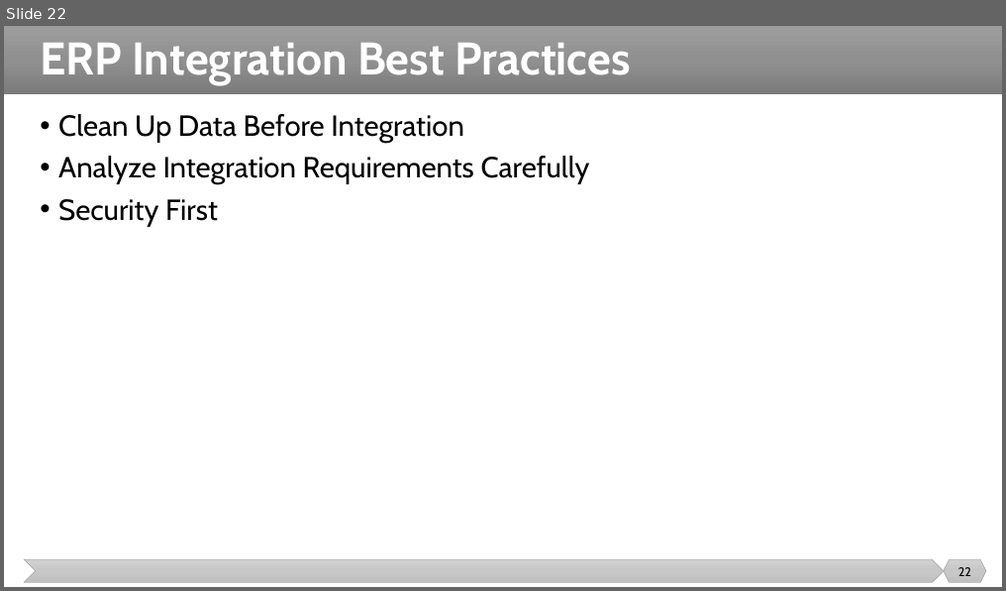
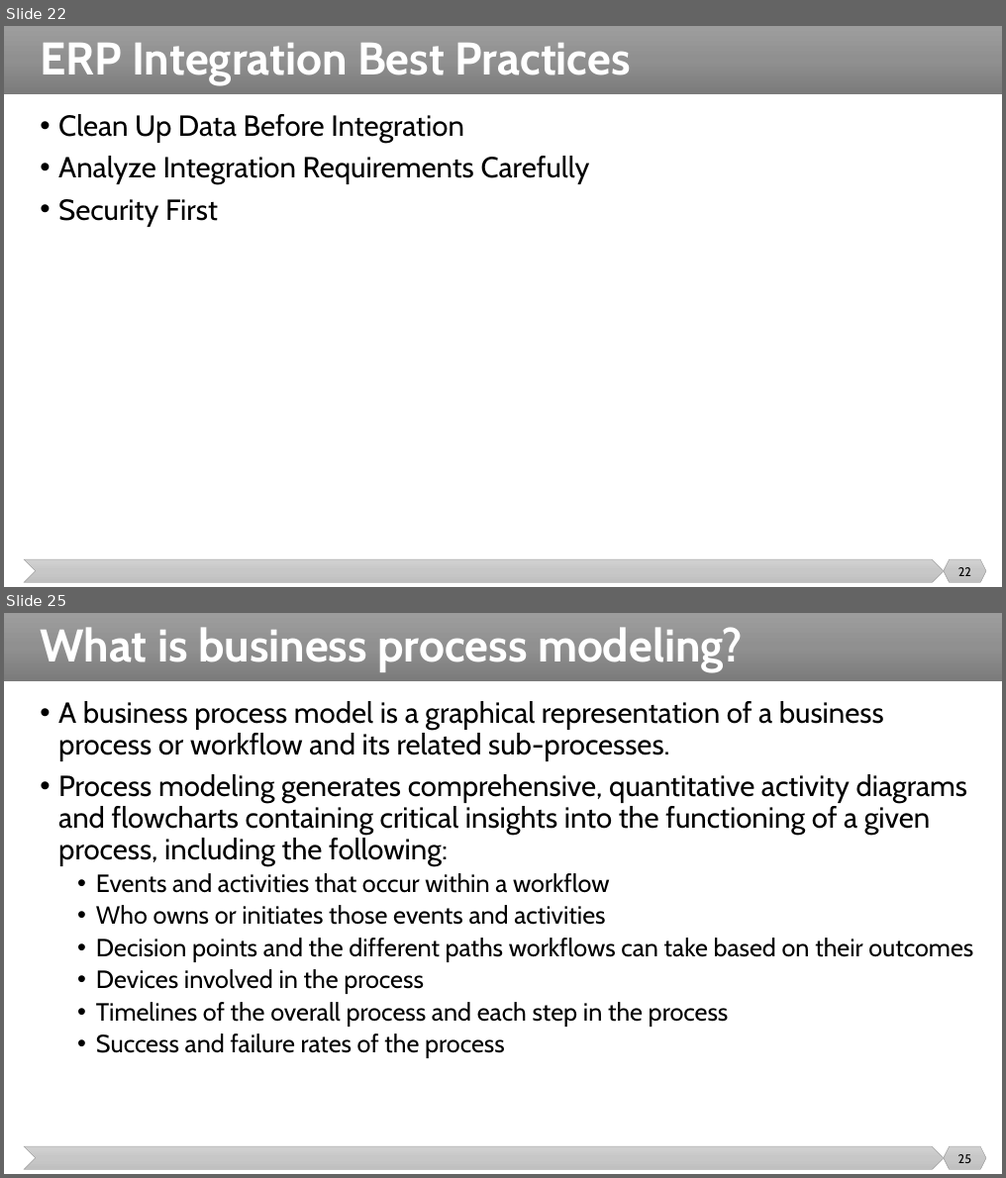
Before and after one commit to malenezi/malenezi, a slide deck: SE495/Lectures/3-ERP/ERP.pptx. Shown one above the other, each under a label of ours: slide 22 before the commit, slides 22 and 25 after it; the slides between them are not shown. The pictures are 1006x591 and 1006x1178 pixels, drawn with LibreOffice and Linux fonts; fonts in the diff are those of the drawing. Boxes give left, top, right and bottom in pixels: in the first picture for what was removed or moved away, otherwise in the second. Text is boxed around its words. In the diff, an @@ line names an element or a change of style, - is before the commit and + after.

```diff
--- a/SE495/Lectures/3-ERP/ERP.pptx
+++ b/SE495/Lectures/3-ERP/ERP.pptx
@@ slide 25 added at bbox=[4, 613, 1002, 1174], background #FFFFFF; not listed: 3 template elements that a slide beside it also shows @@
@@ title added at bbox=[40, 627, 743, 672], 44 pt, text #FFFFFF, bold @@
+What is business process modeling?
@@ text added at bbox=[58, 701, 973, 1059], 24 pt, text #000000 @@
+• A business process model is a graphical representation of a business process or workflow and its related sub-processes.
+• Process modeling generates comprehensive, quantitative activity diagrams and flowcharts containing critical insights into the functioning of a given process, including the following:
+  • Events and activities that occur within a workflow
+  • Who owns or initiates those events and activities
+  • Decision points and the different paths workflows can take based on their outcomes
+  • Devices involved in the process
+  • Timelines of the overall process and each step in the process
+  • Success and failure rates of the process
@@ page number added at bbox=[958, 1155, 971, 1163], 12 pt, text #000000 @@
+25
```
Also in this commit, not shown: 2 slides changed, 12 other slides added, 13 other files.
